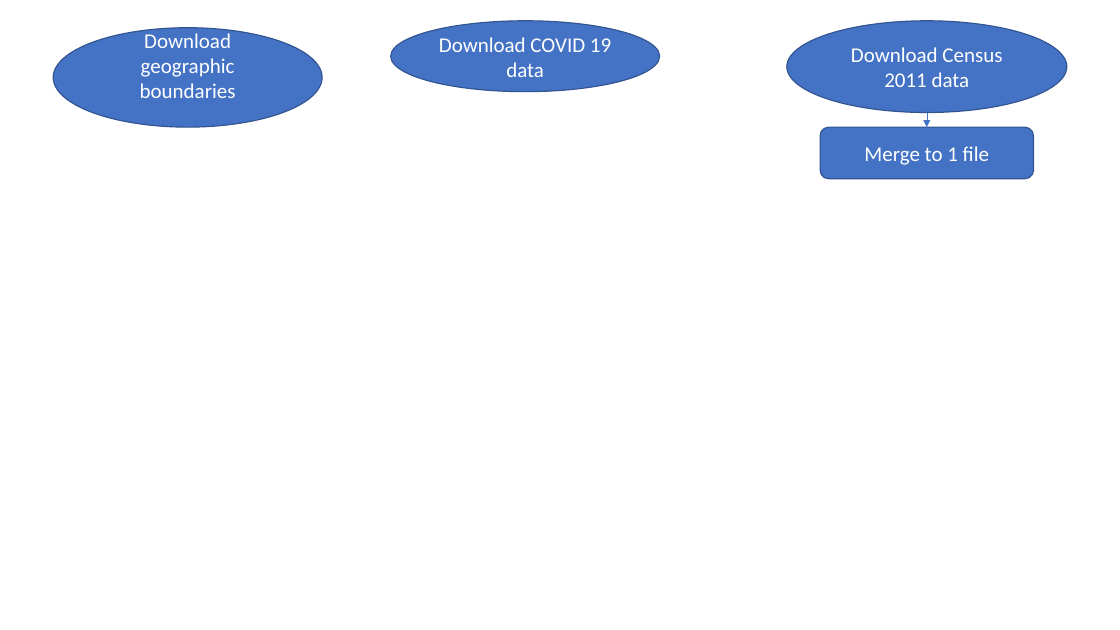
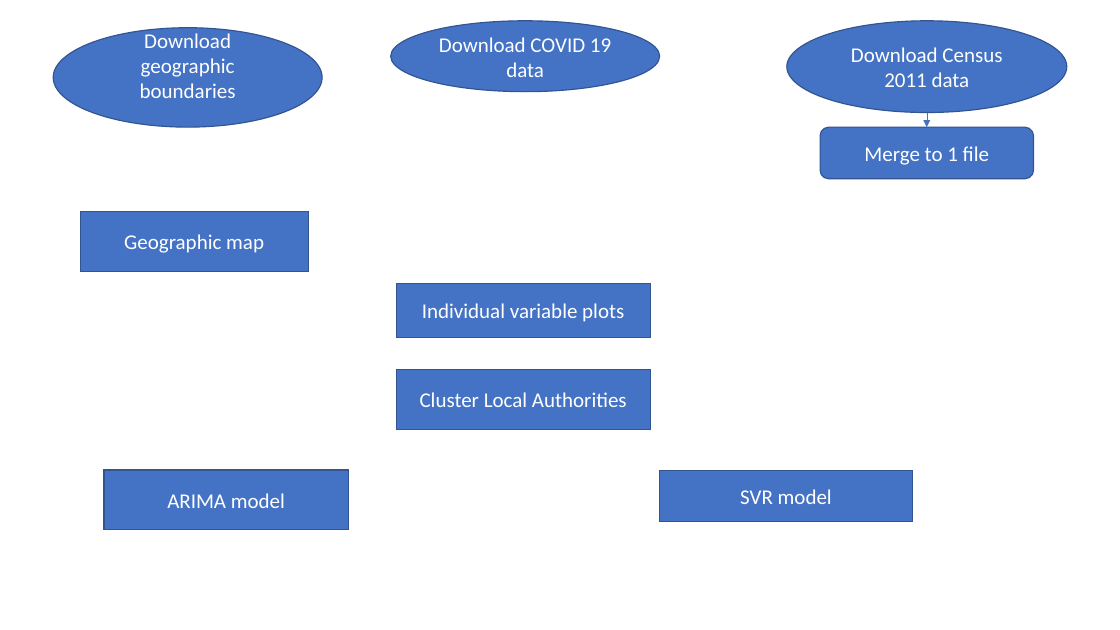
Before and after one commit to SL477/VA-Coursework, a slide deck: slide 1 of Workflow.pptx. Drawn at 1120x630 pixels with LibreOffice and Linux fonts; fonts in the diff are those of the drawing. Boxes give left, top, right and bottom in pixels: in the first picture for what was removed or moved away, otherwise in the second. Text is boxed around its words. In the diff, an @@ line names an element or a change of style, - is before the commit and + after.

Commit message:
plot what to do

```diff
--- a/Workflow.pptx
+++ b/Workflow.pptx
@@ rectangle added at box(80, 212, 308, 271), fill #4472C4, outline #325491 1 pt, 18 pt, text #FFFFFF @@
+Geographic map
@@ rectangle added at box(397, 284, 651, 338), fill #4472C4, outline #325491 1 pt, 18 pt, text #FFFFFF @@
+Individual variable plots
@@ rectangle added at box(397, 370, 651, 429), fill #4472C4, outline #325491 1 pt, 18 pt, text #FFFFFF @@
+Cluster Local Authorities
@@ rectangle added at box(104, 471, 349, 530), fill #4472C4, outline #325491 1 pt, 18 pt, text #FFFFFF @@
+ARIMA model
@@ rectangle added at box(660, 471, 912, 522), fill #4472C4, outline #325491 1 pt, 18 pt, text #FFFFFF @@
+SVR model
```
